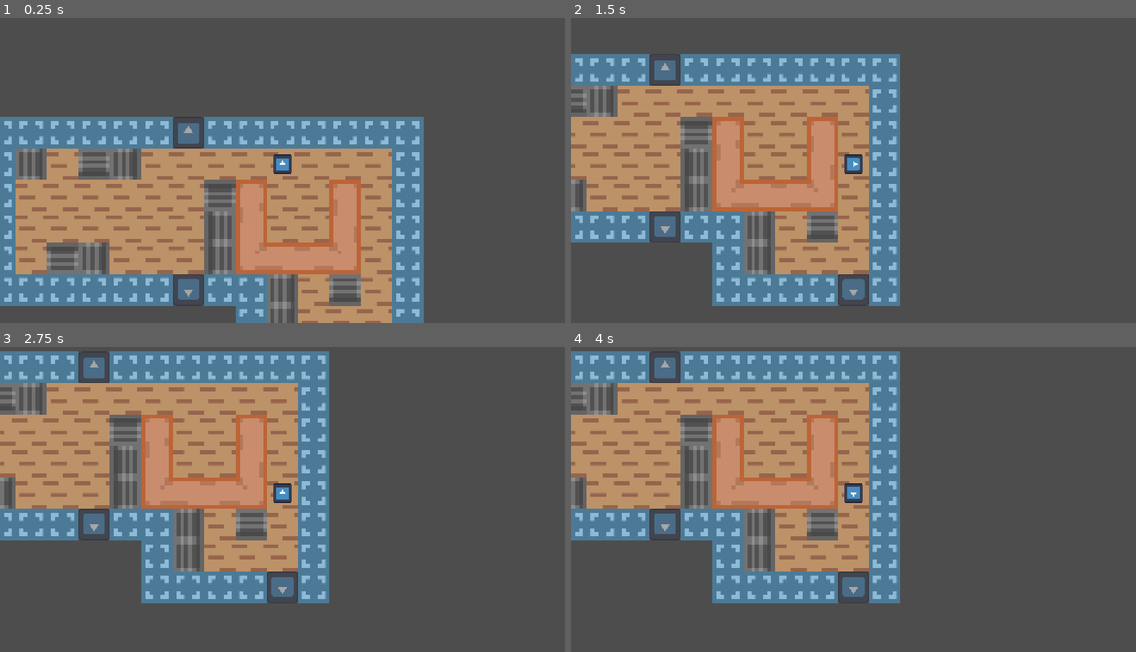
Above: before the commit, frames 1-4 (two rows, left to right).
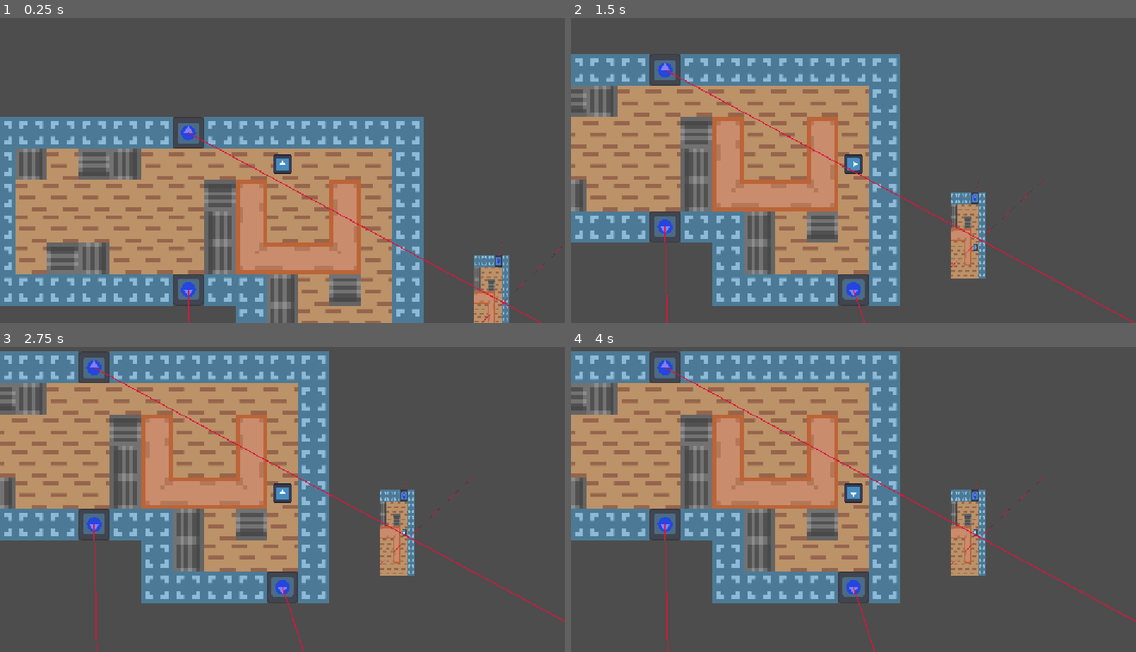
Above: after the commit, the same moments.

Repository: EfficiencySimplicity/godot-level-playground
Game: Godot game, scene res://Scenes/testing_ground.tscn
Two runs of this game, one before a commit and one after it. Both use one fixed random seed, a clock stepped at 60 frames per second and the inputs below. The engine's default icon, where the game draws it, is replaced by a stand-in: a white triangle on a blue panel in a dark square.
Inputs:
- Up to frame 1 (0.25 s): no input
- Up to frame 2 (1.5 s): tap Enter at 0.5 s; hold Right (Right) 0.53-1.28 s; hold Up (Movement) 0.53-1.28 s; tap Space at 1.25 s; hold Down (Down) from 1.28 s (still down); tap Up (Movement) at 1.35 s
- Up to frame 3 (2.75 s): tap Enter at 2 s; release Down (Down) at 2.03 s; hold Right (Right) from 2.03 s (still down); hold Up (Movement) from 2.03 s (still down)
- Up to frame 4 (4 s): tap Space at 2.75 s; release Up (Movement) at 2.78 s; tap Up (Movement) at 2.85 s; tap Enter at 3.5 s; release Right (Right) at 3.53 s; hold Left (Left) from 3.53 s (still down); hold Up (Movement) from 3.53 s (still down)

The runs differ from the first frame. In frame 1, 1.7% of the frame differs, in the area x 32-100%, y 35-100%; in frame 2, 2.3%; in frame 3, 2.3%, in the area x 15-100%, y 4-100%; in frame 4, 2.3%.

Commit message:
got sub rendering!!!!

Diff:
--- a/Scenes/door.tscn
+++ b/Scenes/door.tscn
@@ -73,6 +73,7 @@
 [node name="Door" type="Node2D" parent="." index="1" unique_id=813266760]
 position = Vector2(32, -32)
 script = ExtResource("4_a43ba")
+debug = true
 
 [node name="Sprite2D" type="Sprite2D" parent="Door" index="0" unique_id=653719424]
 modulate = Color(1, 1, 1, 0.5019608)
--- a/Scenes/room_generator.tscn
+++ b/Scenes/room_generator.tscn
@@ -11,13 +11,31 @@
 elements = Array[PackedScene]([ExtResource("2_v0m8e"), ExtResource("3_k11pq"), ExtResource("4_vtgkf")])
 metadata/_custom_type_script = "uid://c11lg1h47ilqr"
 
-[node name="RoomGenerator" type="Area2D" unique_id=1217838495]
+[sub_resource type="QuadMesh" id="QuadMesh_a61x6"]
+resource_local_to_scene = true
+size = Vector2(200, 200)
+
+[sub_resource type="ViewportTexture" id="ViewportTexture_8i87d"]
+viewport_path = NodePath("Renderer/SubViewport")
+
+[node name="RoomGenerator" type="Area2D" unique_id=1217838495 node_paths=PackedStringArray("viewport")]
 collision_layer = 0
 collision_mask = 0
 script = ExtResource("1_a61x6")
 elements = SubResource("Resource_l85en")
+viewport = NodePath("Renderer/SubViewport")
 
-[node name="SubViewport" type="SubViewport" parent="." unique_id=1651359637]
+[node name="RoomRenderMesh" type="MeshInstance2D" parent="." unique_id=1203983812]
+visibility_layer = 2
+position = Vector2(522, 292)
+mesh = SubResource("QuadMesh_a61x6")
+texture = SubResource("ViewportTexture_8i87d")
+
+[node name="Renderer" type="Node2D" parent="." unique_id=479609547]
+
+[node name="SubViewport" type="SubViewport" parent="Renderer" unique_id=1651359637]
+disable_3d = true
 transparent_bg = true
-
-[node name="Camera2D" type="Camera2D" parent="SubViewport" unique_id=68546623]
+handle_input_locally = false
+canvas_cull_mask = 4294966273
+render_target_clear_mode = 2
--- a/Scripts/door.gd
+++ b/Scripts/door.gd
@@ -13,6 +13,7 @@
 	if !debug: return
 	draw_line(to_local(global_position), to_local(other.global_position), Color.CRIMSON, 2.0)
 	draw_circle(to_local(Orientation.from_object(self).to_placement().cell_center()), 15, Color.BLUE)
+	# draw_texture.call_deferred(room.viewport.get_texture(), Vector2(0, 0))
 
 func door_transform(orientation: Orientation) -> Orientation:
 	var relative_pos = orientation.pos - Orientation.from_object(self).pos
--- a/Scripts/item_placer.gd
+++ b/Scripts/item_placer.gd
@@ -94,15 +94,15 @@
 		map_layers[map_layer] = layers[layer]
 
 	var stack = PlacementStack.from_rules(map_layers)
-	print("++STACK++")
-	for rule in stack.rules:
-		print("- rule")
-		print("  - layer: ")
-		print(rule)
-		print("  - tests:")
-		for rule2 in stack.rules[rule].tests:
-			print(rule2, " ", stack.rules[rule].tests[rule2])
-	print("++ALL++")
+	#print("++STACK++")
+	#for rule in stack.rules:
+		#print("- rule")
+		#print("  - layer: ")
+		#print(rule)
+		#print("  - tests:")
+		#for rule2 in stack.rules[rule].tests:
+			#print(rule2, " ", stack.rules[rule].tests[rule2])
+	#print("++ALL++")
 
 	stack.solids = solids
 	return stack
--- a/Scripts/placement_stack.gd
+++ b/Scripts/placement_stack.gd
@@ -34,10 +34,6 @@
 ## Tests all positions and orientations and returns an array
 ## of everywhere this stack could be placed.
 func get_ok_placements_on(other: MapLayerStack) -> Array[Placement]:
-
-	print("MapStack:")
-	for layer in other.layers.values():
-		print(layer)
 
 	var ok_positions: Array[Placement] = []
 	for side in 4:
@@ -86,7 +82,6 @@
 	for rule in rules:
 		# This get_match_position saved my life! Whattabug!
 		if !rules[rule].test(rule, other, get_match_position(pos, rule)):
-			print("NOT OK")
 			return false
 	return true
 
--- a/Scripts/room_generator.gd
+++ b/Scripts/room_generator.gd
@@ -3,6 +3,8 @@
 @export var elements: ElementSet
 @export var gen_on_ready: bool = false
 @export var doors: Array[Door] = []
+
+@export var viewport: SubViewport
 
 var stack: MapLayerStack
 
@@ -105,7 +107,10 @@
 
 func orient_viewport():
 	var bounds = Utils.get_bounds(find_children("*", "CollisionShape2D", false, false), func(x): return Utils.shape_bounding_rect(x))
-	$SubViewport.size = bounds.size + Vector2(128, 128)
+	viewport.size = bounds.size + Vector2(128, 128)
+	viewport.world_2d = get_world_2d()
+	print(viewport.get_texture())
+	print("Printed!")
 
 func generate():
 	generate_room_shape()
